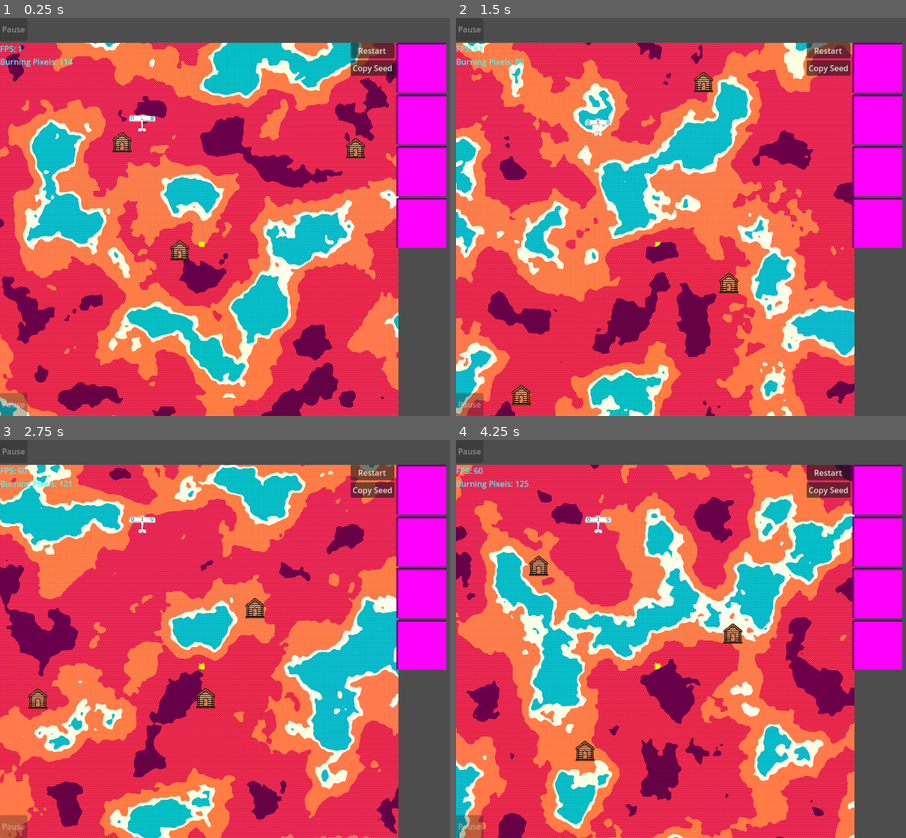
Above: before the commit, frames 1-4 (two rows, left to right).
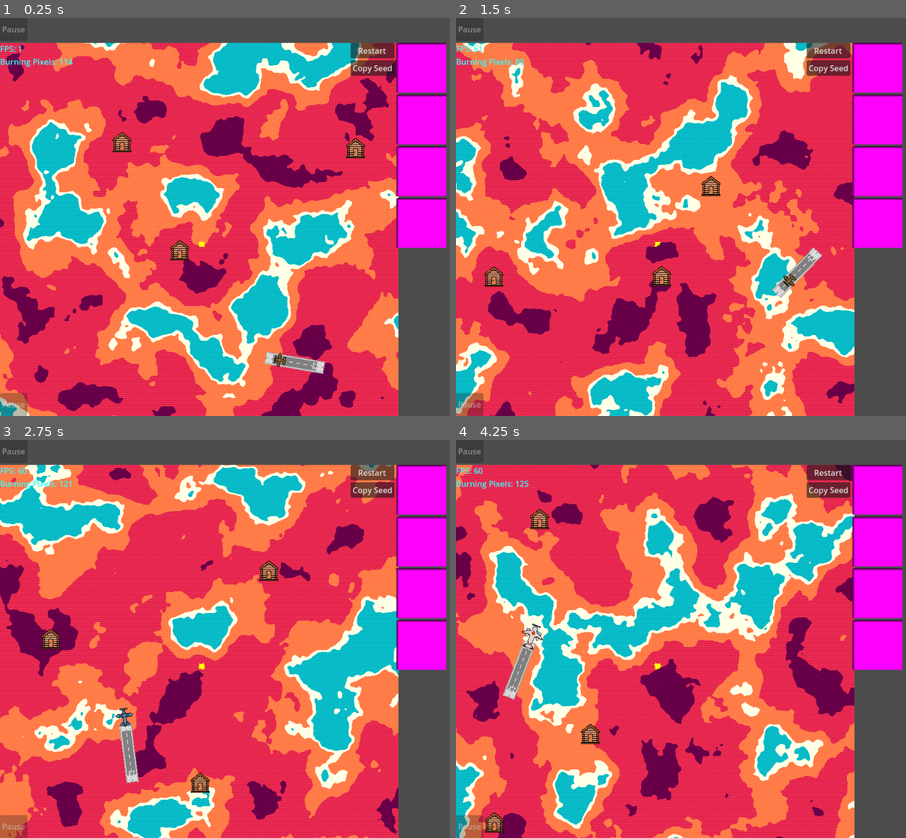
Above: after the commit, the same moments.

Repository: Levartar/2025-Brackeys-Game-Jam
Game: Godot game, scene res://scenes/game.tscn
The game is run twice, just before and just after one commit, with the same random seed, the same clock (stepped at 60 frames per second) and the same inputs.
Inputs (mouse positions are in pixels of both pictures, inside the frame that each line leads up to):
- Up to frame 1 (0.25 s): no input
- Up to frame 2 (1.5 s): click "Restart" at 0.5 s; click "Restart" at 1.25 s
- Up to frame 3 (2.75 s): click "Restart" at 2 s
- Up to frame 4 (4.25 s): click (879, 487) at 2.75 s; click (879, 487) at 3.5 s

The runs differ from the first frame. In frame 1, 0.5% of the frame differs, in the area x 28-73%, y 24-90%; in frame 2, 1.6%; in frame 3, 1.6%; in frame 4, 1.7%, in the area x 6-64%, y 17-99%.

Commit message:
implemented airport logic and plane swaps, added plane assets

Diff:
--- a/project.godot
+++ b/project.godot
@@ -26,14 +26,14 @@
 
 [input]
 
-left={
+steer_left={
 "deadzone": 0.2,
 "events": [Object(InputEventKey,"resource_local_to_scene":false,"resource_name":"","device":-1,"window_id":0,"alt_press …(191 unchanged characters)…
 , Object(InputEventKey,"resource_local_to_scene":false,"resource_name":"","device":-1,"window_id":0,"alt_pressed":false …(186 unchanged characters)…
 , Object(InputEventMouseButton,"resource_local_to_scene":false,"resource_name":"","device":-1,"window_id":0,"alt_presse …(252 unchanged characters)…
 ]
 }
-right={
+steer_right={
 "deadzone": 0.2,
 "events": [Object(InputEventKey,"resource_local_to_scene":false,"resource_name":"","device":-1,"window_id":0,"alt_press …(192 unchanged characters)…
 , Object(InputEventKey,"resource_local_to_scene":false,"resource_name":"","device":-1,"window_id":0,"alt_pressed":false …(186 unchanged characters)…
@@ -43,6 +43,11 @@
 deploy={
 "deadzone": 0.2,
 "events": [Object(InputEventKey,"resource_local_to_scene":false,"resource_name":"","device":-1,"window_id":0,"alt_press …(191 unchanged characters)…
+]
+}
+interact={
+"deadzone": 0.2,
+"events": [Object(InputEventKey,"resource_local_to_scene":false,"resource_name":"","device":-1,"window_id":0,"alt_pressed":false,"shift_pressed":false,"ctrl_pressed":false,"meta_pressed":false,"pressed":false,"keycode":0,"physical_keycode":69,"key_label":0,"unicode":101,"location":0,"echo":false,"script":null)
 ]
 }
 reset_plane={
@@ -55,9 +60,9 @@
 "events": [Object(InputEventKey,"resource_local_to_scene":false,"resource_name":"","device":-1,"window_id":0,"alt_press …(195 unchanged characters)…
 ]
 }
-interact={
+swap_plane_type={
 "deadzone": 0.2,
-"events": [Object(InputEventKey,"resource_local_to_scene":fa …(140 unchanged characters)… d":false,"keycode":0,"physical_keycode":69,"key_label":0,"unicode":101,"location":0,"echo":false,"script":null)
+"events": [Object(InputEventKey,"resource_local_to_scene":fa …(140 unchanged characters)… d":false,"keycode":0,"physical_keycode":84,"key_label":0,"unicode":116,"location":0,"echo":false,"script":null)
 ]
 }
 
--- /dev/null
+++ b/scenes/airport.tscn
@@ -0,0 +1,27 @@
+[gd_scene load_steps=4 format=3 uid="uid://dicwfap406jpu"]
+
+[ext_resource type="Texture2D" uid="uid://dcjfuhkcqqjv" path="res://assets/airport_placeholder.png" id="1_4acai"]
+[ext_resource type="Script" uid="uid://b8oysmv3bbsgl" path="res://scripts/airport.gd" id="1_xp0pq"]
+
+[sub_resource type="RectangleShape2D" id="RectangleShape2D_4acai"]
+size = Vector2(7.3170643, 35.975563)
+
+[node name="Airport" type="Node2D"]
+z_index = 1
+z_as_relative = false
+position = Vector2(0, -59)
+scale = Vector2(3.280004, 3.280004)
+script = ExtResource("1_xp0pq")
+
+[node name="Area2D" type="Area2D" parent="."]
+
+[node name="CollisionShape2D" type="CollisionShape2D" parent="Area2D"]
+shape = SubResource("RectangleShape2D_4acai")
+
+[node name="Sprite2D" type="Sprite2D" parent="."]
+position = Vector2(0, -4.7683716e-07)
+scale = Vector2(0.040009387, 0.040009387)
+texture = ExtResource("1_4acai")
+
+[connection signal="body_entered" from="Area2D" to="." method="_on_body_entered"]
+[connection signal="body_exited" from="Area2D" to="." method="_on_body_exited"]
--- a/scenes/game.tscn
+++ b/scenes/game.tscn
@@ -110,3 +110,5 @@
 [connection signal="pressed" from="CanvasLayer/VBoxContainer/BottomBar/BottomButton" to="CanvasLayer/VBoxContainer/HBoxContainer/MapContainer" method="_on_bottom_button_pressed"]
 
 [editable path="CanvasLayer/VBoxContainer/HBoxContainer/MapContainer/Flight Sim"]
+[editable path="CanvasLayer/VBoxContainer/HBoxContainer/MapContainer/Flight Sim/Plane"]
+[editable path="CanvasLayer/VBoxContainer/HBoxContainer/MapContainer/Flight Sim/Terrain"]
--- /dev/null
+++ b/scripts/airport.gd
@@ -0,0 +1,17 @@
+extends Node2D
+
+@export var plane_swap_time: float = 0.5
+
+var flight_sim: Node2D
+var plane: CharacterBody2D
+
+func _ready() -> void:
+  flight_sim = get_parent()
+  plane = get_parent().get_node("Plane")
+
+func _on_body_entered(body: Node2D) -> void:
+  if body.name == "Plane" and plane.has_passengers:
+    plane.set_visibility(false)
+    await get_tree().create_timer(plane_swap_time).timeout
+    flight_sim.swap_plane()
+    plane.set_visibility(true)
--- a/scripts/flight_sim.gd
+++ b/scripts/flight_sim.gd
@@ -7,16 +7,22 @@
 
 var is_any_poi_waiting: bool = false
 var poi_scene: PackedScene = preload("res://scenes/poi.tscn")
+var airport_scene: PackedScene = preload("res://scenes/airport.tscn")
+var plane_scene: PackedScene = preload("res://scenes/plane.tscn")
+var plane: CharacterBody2D
 var terrain: Control
 var terrain_dim: Vector2i
 var poi_place_incorrect: bool = true
 var all_poi_positions: Array[Vector2]
 var fire_spawn_pos: Vector2 = Vector2.ZERO # TODO: adjust fire spawns later on
+var airport_pos: Vector2
+var airport_rot: float
 
 func _ready() -> void:
+  plane = $Plane
   terrain = $Terrain
   terrain_dim = terrain.TEX_SIZE
-  for i in range(poi_num):
+  for i in range(poi_num + 1):
     var new_pos = Vector2.ZERO
     while poi_place_incorrect:
       var pos_x = randi_range(poi_border_margin, terrain_dim.x - poi_border_margin)
@@ -33,13 +39,29 @@
         if not is_pos_too_close:
           all_poi_positions.append(new_pos)
           poi_place_incorrect = false
-    var new_poi = poi_scene.instantiate()
-    new_poi.position = new_pos
-    add_child(new_poi)
-    poi_place_incorrect = true
+    if i < poi_num:
+      var new_poi = poi_scene.instantiate()
+      new_poi.position = new_pos
+      add_child(new_poi)
+      poi_place_incorrect = true
+    else: # for last iteration add airport
+      var airport = airport_scene.instantiate()
+      airport_pos = new_pos
+      airport.position = airport_pos
+      airport_rot = randf_range(0, 360)
+      airport.rotation = airport_rot
+      add_child(airport)
+  swap_plane()
 
 func _process(_delta: float) -> void:
   pass
+
+func swap_plane() -> void:
+  plane.set_pos(airport_pos)
+  plane.set_rot(airport_rot)
+  plane.set_type(plane.get_rand_type())
+  plane.remove_passengers()
+  is_any_poi_waiting = false
 
 func get_is_any_poi_waiting() -> bool:
   return is_any_poi_waiting
--- a/scripts/plane.gd
+++ b/scripts/plane.gd
@@ -23,28 +23,21 @@
 
 var texture_standard: Texture2D = preload("res://assets/planes/standard.png")
 var texture_bomber: Texture2D = preload("res://assets/planes/bomber.png")
-var texture_laser: Texture2D = preload("res://assets/planes/placeholder.png") # TODO: replace
+var texture_laser: Texture2D = preload("res://assets/planes/laser.png")
 var sprite: Sprite2D
 
 var last_rotation_is_left: bool = false
 
 var is_over_poi: bool = false
-var poi_interact: Callable
+var poi_interaction: Callable
+var has_passengers: bool = false
 
 # testing vars
 var initial_position: Vector2
 var speed_mod: float = 1
 
 func _ready() -> void:
-  if type == PlaneType.Standard: cooldown = cooldown_values["Standard"]
-  elif type == PlaneType.Bomber: cooldown = cooldown_values["Bomber"]
-  elif type == PlaneType.Laser: cooldown = cooldown_values["Laser"]
-  current_cool_down = cooldown
   initial_position = position
-  sprite = $Sprite2D
-  if type == PlaneType.Standard: sprite.texture = texture_standard
-  elif type == PlaneType.Bomber: sprite.texture = texture_bomber
-  elif type == PlaneType.Laser: sprite.texture = texture_laser
 
 func _process(delta: float) -> void:
   if cooling_down:
@@ -76,9 +69,9 @@
       deployed_after_cooldown = false
 
 func _physics_process(delta):
-  if Input.is_action_just_pressed("interact") and is_over_poi and poi_interact:
-    poi_interact.call()
-  rotation_direction = Input.get_axis("left", "right")
+  if Input.is_action_just_pressed("interact") and is_over_poi and poi_interaction:
+    poi_interaction.call()
+  rotation_direction = Input.get_axis("steer_left", "steer_right")
   if rotation_direction < 0: last_rotation_is_left = true
   elif rotation_direction > 0: last_rotation_is_left = false
   velocity = transform.y * -1 * speed * speed_mod
@@ -92,8 +85,44 @@
       speed_mod = 2.0
     elif !Input.is_action_pressed("boost_plane") and speed_mod == 2.0:
       speed_mod = 1.0;
+    if Input.is_action_just_pressed("swap_plane_type"):
+      set_type(get_next_type())
 
 func activate_cooldown() -> void:
   if cooldown > 0:
     cooling_down = true
     if sprite: sprite.modulate = Color(0.8, 0.8, 0.8, 1.0) # mid-grey
+
+func set_type(new_type: PlaneType) -> void:
+  type = new_type
+  if new_type == PlaneType.Standard: cooldown = cooldown_values["Standard"]
+  elif new_type == PlaneType.Bomber: cooldown = cooldown_values["Bomber"]
+  elif new_type == 2: cooldown = cooldown_values["Laser"]
+  current_cool_down = cooldown
+
+  sprite = $Sprite2D
+  if new_type == PlaneType.Standard: sprite.texture = texture_standard
+  elif new_type == PlaneType.Bomber: sprite.texture = texture_bomber
+  elif new_type == PlaneType.Laser: sprite.texture = texture_laser
+
+func get_rand_type() -> int:
+  return randi_range(0, PlaneType.size() - 1)
+func get_next_type() -> int:
+  return (type + 1) % 3
+
+func set_pos(pos: Vector2) -> void:
+  position = pos
+func set_rot(rot: float) -> void:
+  rotation = rot
+func set_visibility(state: bool) -> void:
+  visible = state
+
+func set_is_over_poi(state: bool) -> void:
+  is_over_poi = state
+func set_poi_interaction(interaction: Callable) -> void:
+  poi_interaction = interaction
+
+func add_passengers() -> void:
+  has_passengers = true
+func remove_passengers() -> void:
+  has_passengers = false
--- a/scripts/poi.gd
+++ b/scripts/poi.gd
@@ -12,10 +12,12 @@
 
 var flight_sim: Node2D
 var terrain: Control
+var plane: CharacterBody2D
 
 func _ready() -> void:
   flight_sim = get_parent()
-  terrain = get_parent().get_node("Terrain")
+  terrain = flight_sim.get_node("Terrain")
+  plane = flight_sim.get_node("Plane")
   hut_sprite = $Sprite2D
   prep_countdown = $TextureProgressBar
   prep_countdown.max_value = prep_time
@@ -31,14 +33,15 @@
       if secs_since_prep >= prep_time:
         state = PoiState.Ready
         # print("State:", state) # test
-    if terrain.is_position_on_fire(global_position):
+        plane.add_passengers()
+    if terrain.is_position_on_fire(global_position): # TODO: check why it's unreliable
       state = PoiState.Burnt
       # print("State:", state) # test
       prep_countdown.visible = false
       if hut_sprite: hut_sprite.modulate = Color(0.2, 0.2, 0.2, 1.0) # TODO: replace
 
 func activate() -> void:
-  if not flight_sim.get_is_any_poi_waiting():
+  if not flight_sim.get_is_any_poi_waiting() and not plane.has_passengers:
     state = PoiState.Preparing
     # print("State:", state) # test
     prep_countdown.visible = true
@@ -56,11 +59,11 @@
 func _on_body_entered(body: Node2D) -> void:
   if body.name == "Plane":
     if state == PoiState.Initial:
-      body.poi_interact = activate
+      body.set_poi_interaction(activate)
     elif state == PoiState.Ready:
-      body.poi_interact = rescue
-    body.is_over_poi = true
+      body.set_poi_interaction(rescue)
+    body.set_is_over_poi(true)
 
 func _on_body_exited(body: Node2D) -> void:
   if body.name == "Plane":
-    body.is_over_poi = false
+    body.set_is_over_poi(false)
Binary file added: assets/airport_placeholder.png
Not shown, added: assets/airport_placeholder.png.import
Binary file added: assets/planes/laser.png
Not shown, added: assets/planes/laser.png.import
Binary file changed: assets/planes/standard.png
Not shown, added: scripts/airport.gd.uid
